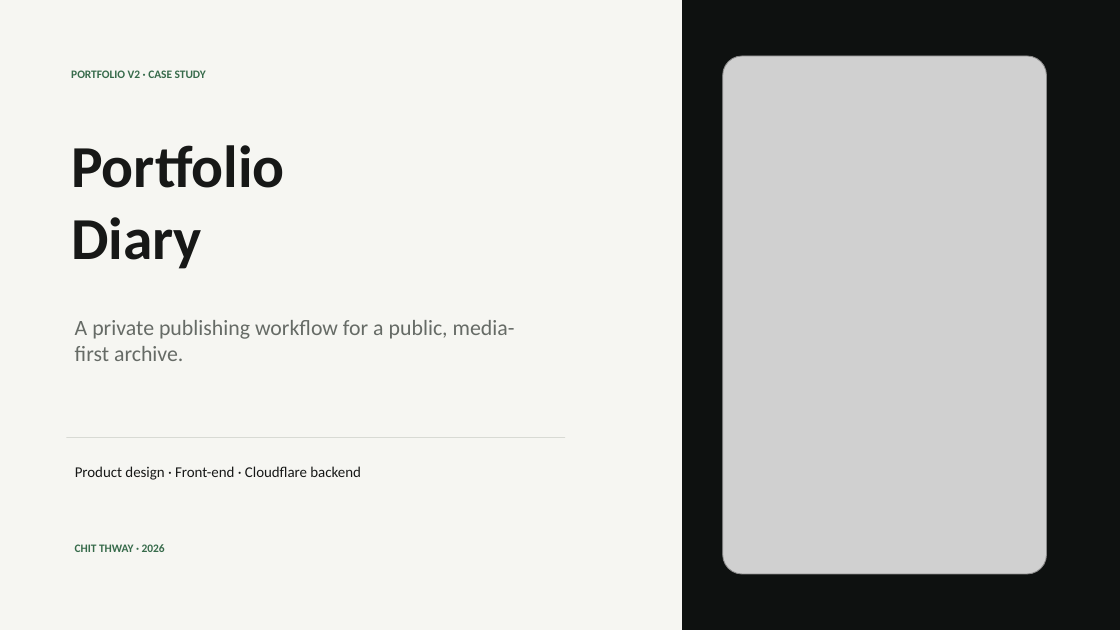
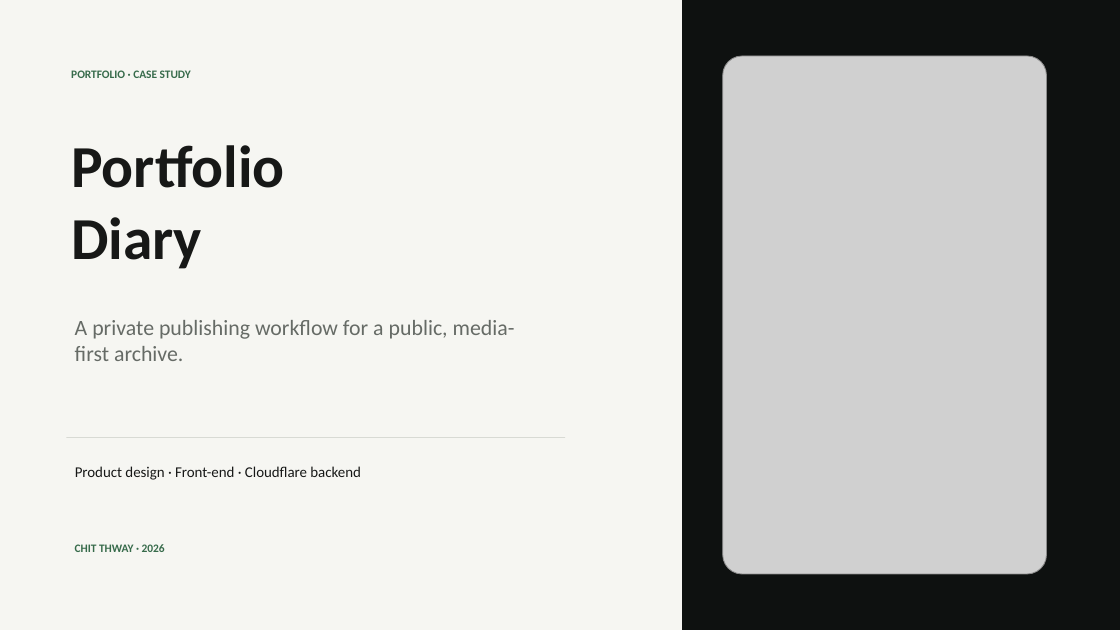
Before and after one commit to Chit-Thway/portfolio-web, a slide deck: slide 1 of public/projects/portfolio-v2/Portfolio-Diary-Case-Study.pptx. Drawn at 1120x630 pixels with LibreOffice and Linux fonts; fonts in the diff are those of the drawing; grey boxes stand for pictures. Boxes give left, top, right and bottom in pixels: in the first picture for what was removed or moved away, otherwise in the second. Text is boxed around its words. In the diff, an @@ line names an element or a change of style, - is before the commit and + after.

```diff
--- a/public/projects/portfolio-v2/Portfolio-Diary-Case-Study.pptx
+++ b/public/projects/portfolio-v2/Portfolio-Diary-Case-Study.pptx
@@ text at box(71, 70, 191, 78): text changed @@
-PORTFOLIO V2 · CASE STUDY
+PORTFOLIO · CASE STUDY
```
Also in this commit, not shown: 1 other slide changed, 19 other files.
